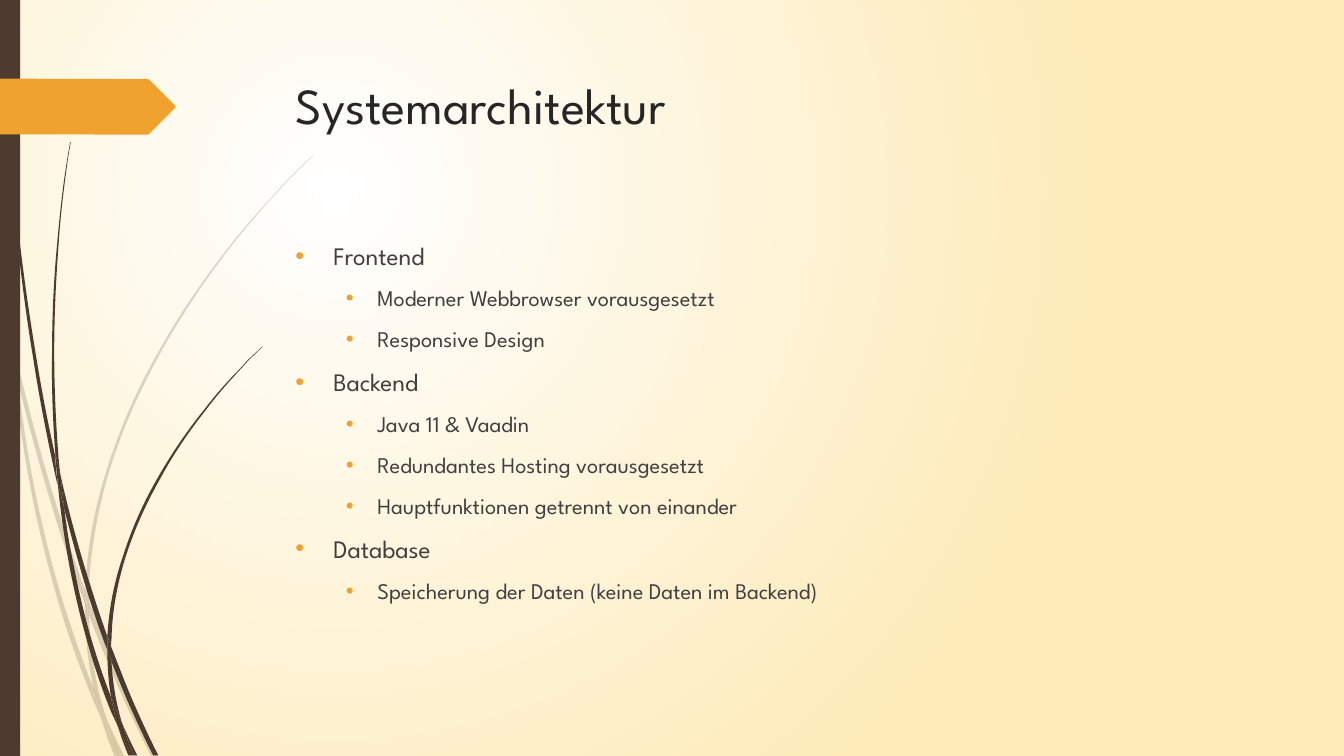
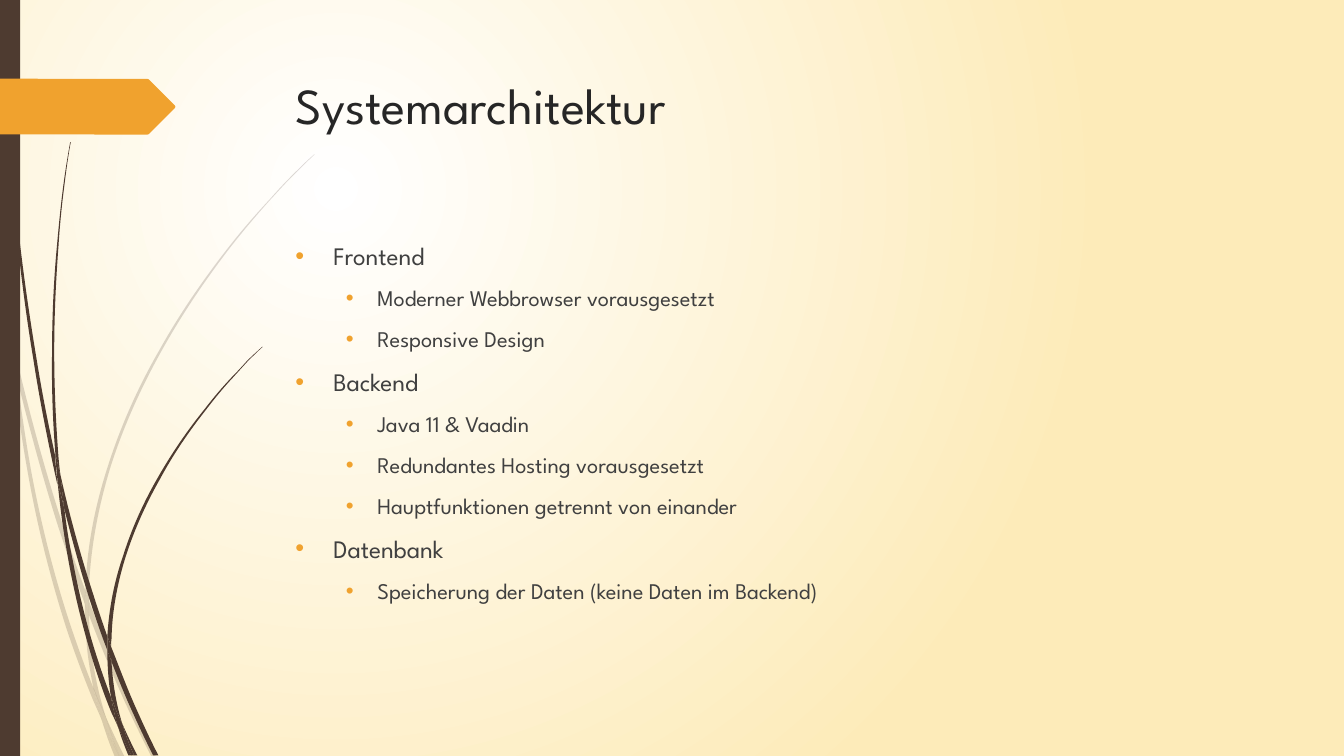
Before and after one commit to Azarny/ch.bfh.bti7081.s2019.yellow, a slide deck: slide 4 of documentation/Task2/PräsentationTask2.pptx (slide 3 before the commit). Drawn at 1344x756 pixels with LibreOffice and Linux fonts; fonts in the diff are those of the drawing. Boxes give left, top, right and bottom in pixels: in the first picture for what was removed or moved away, otherwise in the second. Text is boxed around its words. In the diff, an @@ line names an element or a change of style, - is before the commit and + after.

Commit message:
Update Präsentation

```diff
--- a/documentation/Task2/PräsentationTask2.pptx
+++ b/documentation/Task2/PräsentationTask2.pptx
@@ text at (333, 540, 443, 559): text changed @@
-• Database
+• Datenbank
```
Also in this commit, not shown: 1 slide added.
